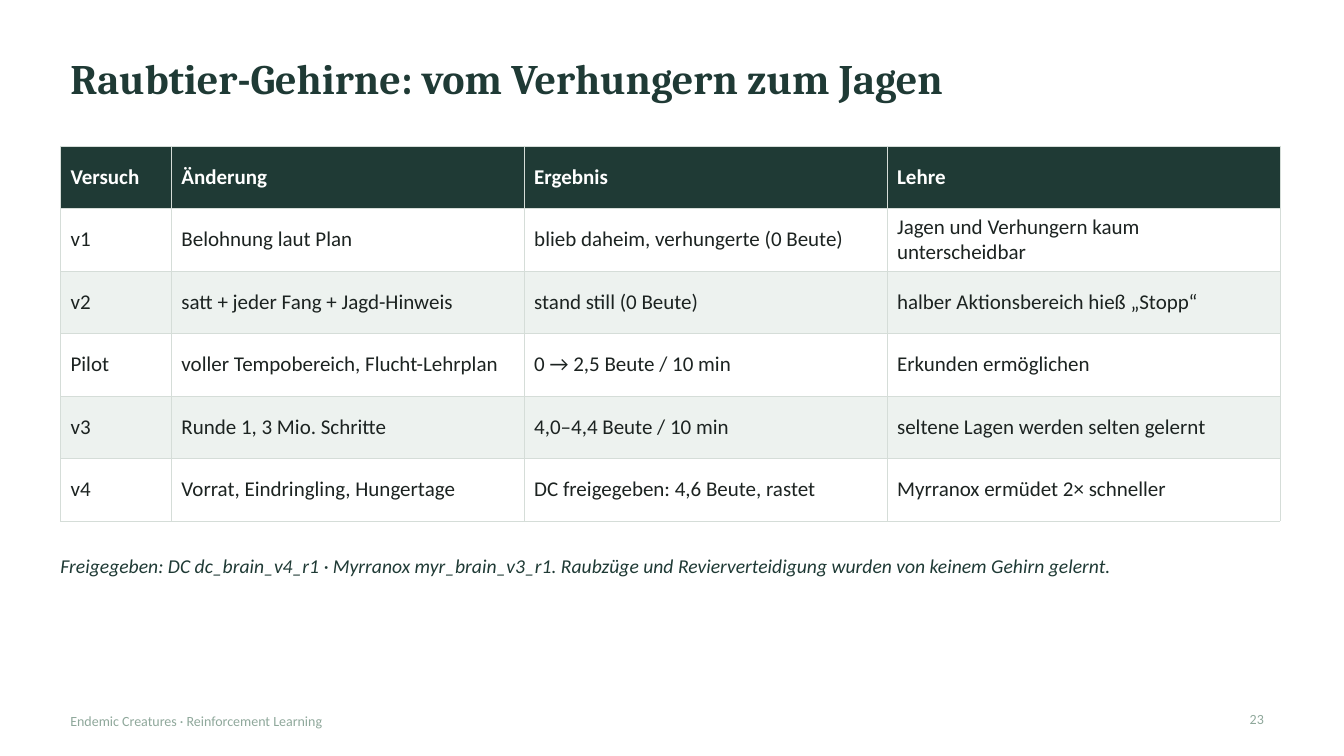
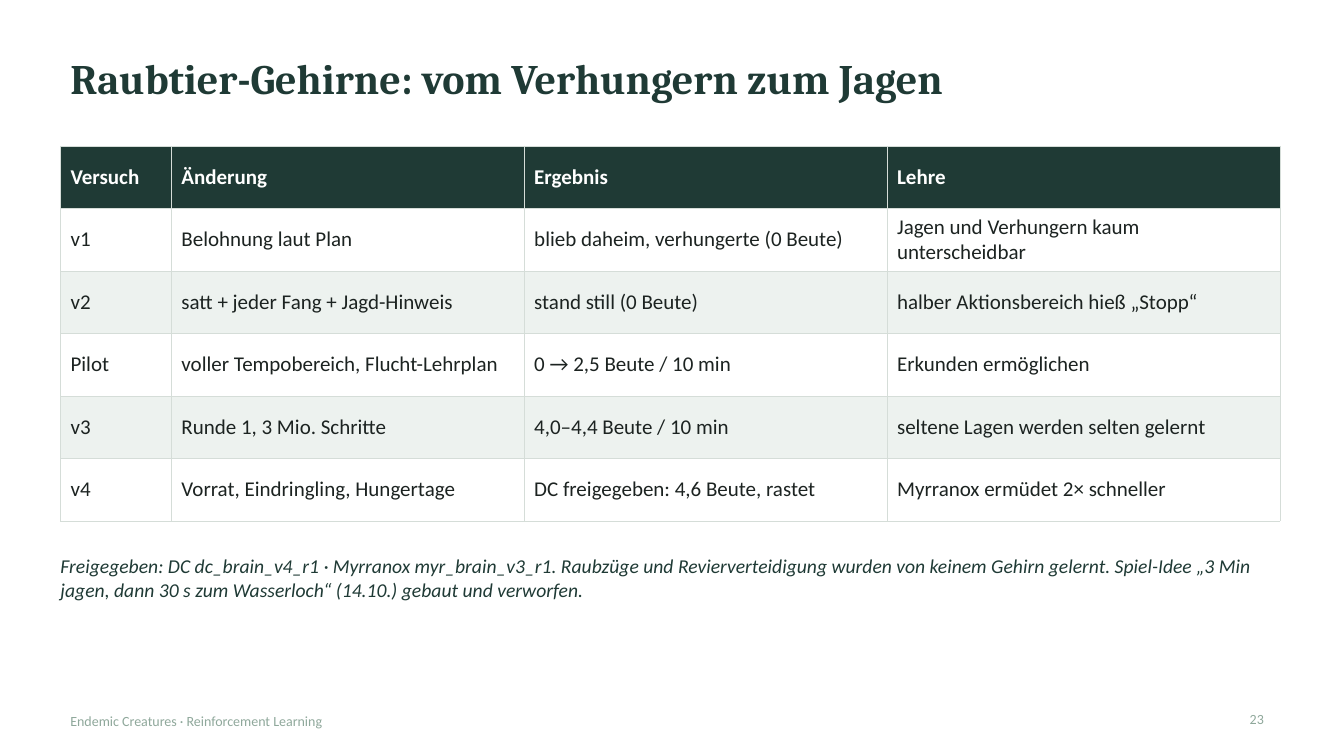
Before and after one commit to xTh0masx/Reinforcement_Learning_Creature, a slide deck: slide 23 of docs/presentation/Endemic_Creatures_RL.pptx. Drawn at 1344x756 pixels with LibreOffice and Linux fonts; fonts in the diff are those of the drawing. Boxes give left, top, right and bottom in pixels: in the first picture for what was removed or moved away, otherwise in the second. Text is boxed around its words. In the diff, an @@ line names an element or a change of style, - is before the commit and + after.

```diff
--- a/docs/presentation/Endemic_Creatures_RL.pptx
+++ b/docs/presentation/Endemic_Creatures_RL.pptx
@@ text at bbox=[60, 559, 1250, 601]: text changed @@
-Freigegeben: DC dc_brain_v4_r1 · Myrranox myr_brain_v3_r1. Raubzüge und Revierverteidigung wurden von keinem Gehirn gelernt.
+Freigegeben: DC dc_brain_v4_r1 · Myrranox myr_brain_v3_r1. Raubzüge und Revierverteidigung wurden von keinem Gehirn gelernt. Spiel-Idee „3 Min jagen, dann 30 s zum Wasserloch“ (14.10.) gebaut und verworfen.
```
Also in this commit, not shown: 10 other slides changed, 3 slides added, 11 other files.
